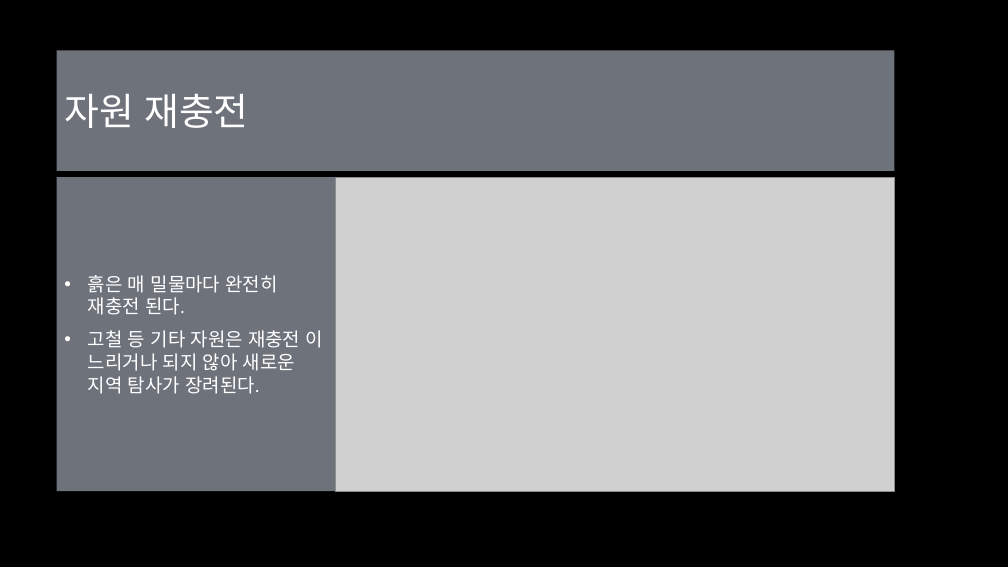
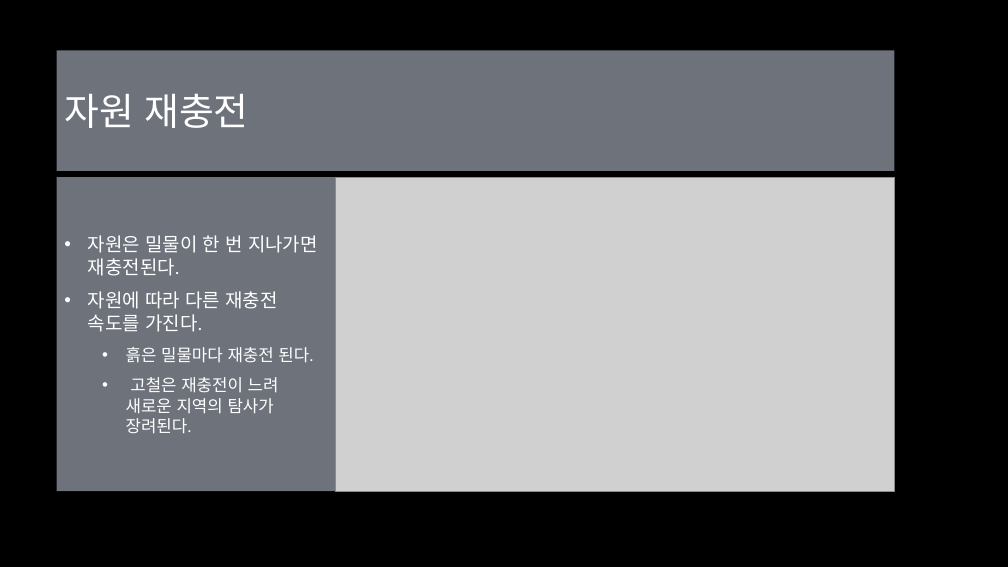
Before and after one commit to Eva-go/Capstone_Project, a slide deck: slide 7 of 문서/마지막 달 조영환,김태현,양영현.pptx (slide 6 before the commit). Drawn at 1008x567 pixels with LibreOffice and Linux fonts; fonts in the diff are those of the drawing; grey boxes stand for pictures; background and template pictures are left out. Boxes give left, top, right and bottom in pixels: in the first picture for what was removed or moved away, otherwise in the second. Text is boxed around its words. In the diff, an @@ line names an element or a change of style, - is before the commit and + after.

```diff
--- a/문서/마지막 달 조영환,김태현,양영현.pptx
+++ b/문서/마지막 달 조영환,김태현,양영현.pptx
@@ text at [88,235,318,434]: text changed @@
-• 흙은 매 밀물마다 완전히 재충전 된다.
-• 고철 등 기타 자원은 재충전 이 느리거나 되지 않아 새로운 지역 탐사가 장려된다.
+• 자원은 밀물이 한 번 지나가면 재충전된다.
+• 자원에 따라 다른 재충전 속도를 가진다.
+  • 흙은 밀물마다 재충전 된다.
+  • 고철은 재충전이 느려 새로운 지역의 탐사가 장려된다.
```
Also in this commit, not shown: 11 other slides changed, 8 slides added.
